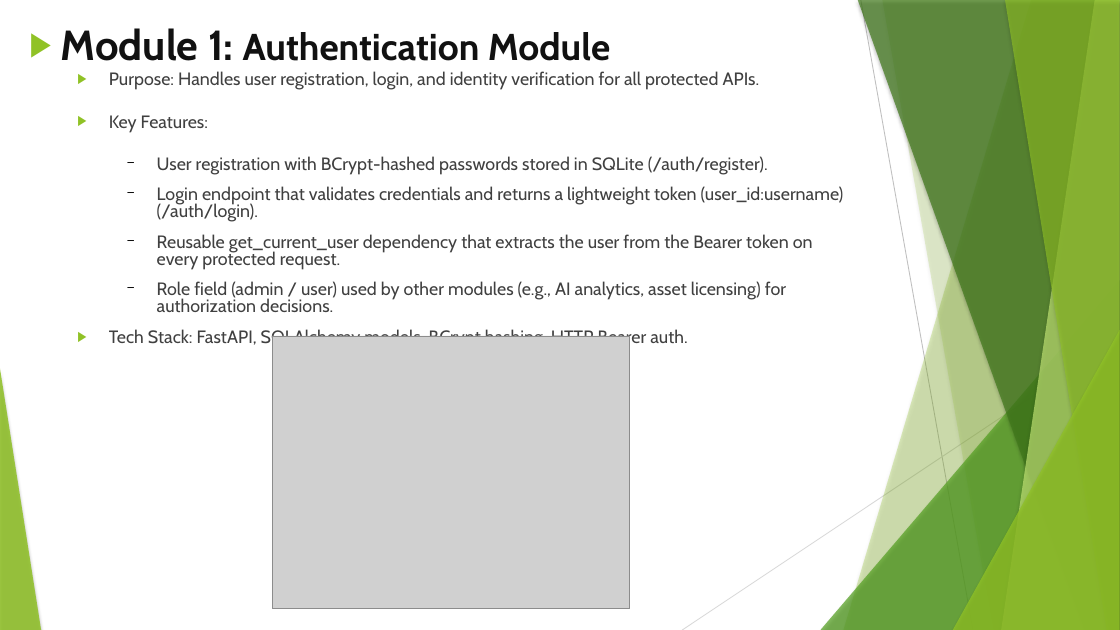
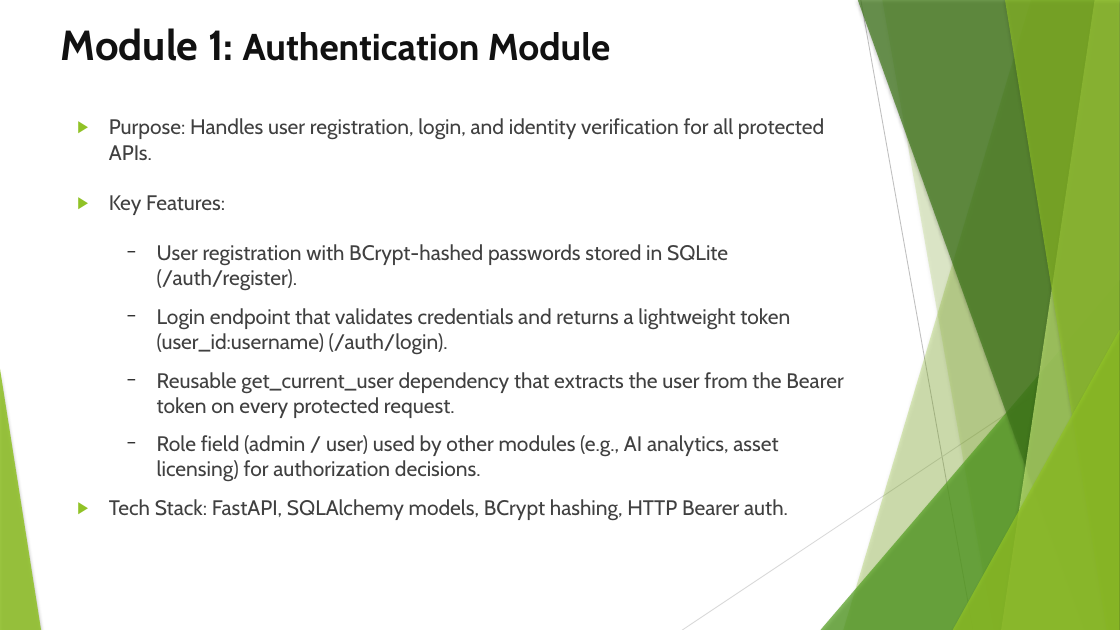
Before and after one commit to SridharanThangaraji/smartdrm-x, a slide deck: slide 7 of Team-2.pptx (slide 8 before the commit). Drawn at 1120x630 pixels with LibreOffice and Linux fonts; fonts in the diff are those of the drawing; grey boxes stand for pictures. Boxes give left, top, right and bottom in pixels: in the first picture for what was removed or moved away, otherwise in the second. Text is boxed around its words. In the diff, an @@ line names an element or a change of style, - is before the commit and + after.

```diff
--- a/Team-2.pptx
+++ b/Team-2.pptx
@@ title "Module 1: Authentication Module" at (61, 28, 610, 61): bullet ▶ to none @@
@@ text "Purpose: Handles user registration, login, ...": place and size @@
-text "Purpose: Handles user registration, login, ..." at (109, 71, 844, 348)
+text "Purpose: Handles user registration, login, ..." at (109, 118, 843, 520)
@@ text "Purpose: Handles user registration, login, ..." at (109, 118, 843, 520): size 15.3 to 18 pt; line spacing 0.8 to 1 @@
@@ picture removed at (272, 336, 630, 609) @@
```
Also in this commit, not shown: 8 other slides changed, 7 slides added, 6 slides removed, 1 other file.
